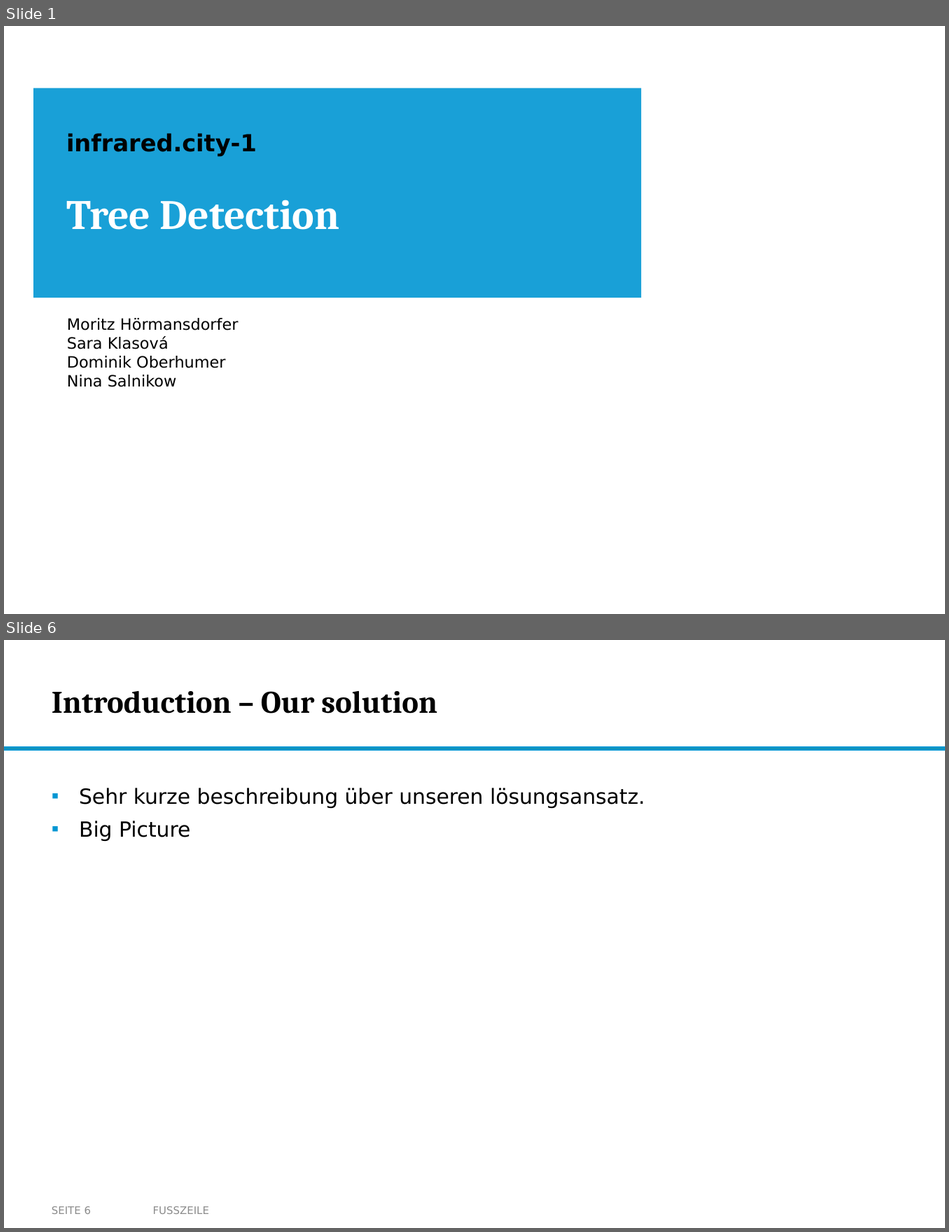
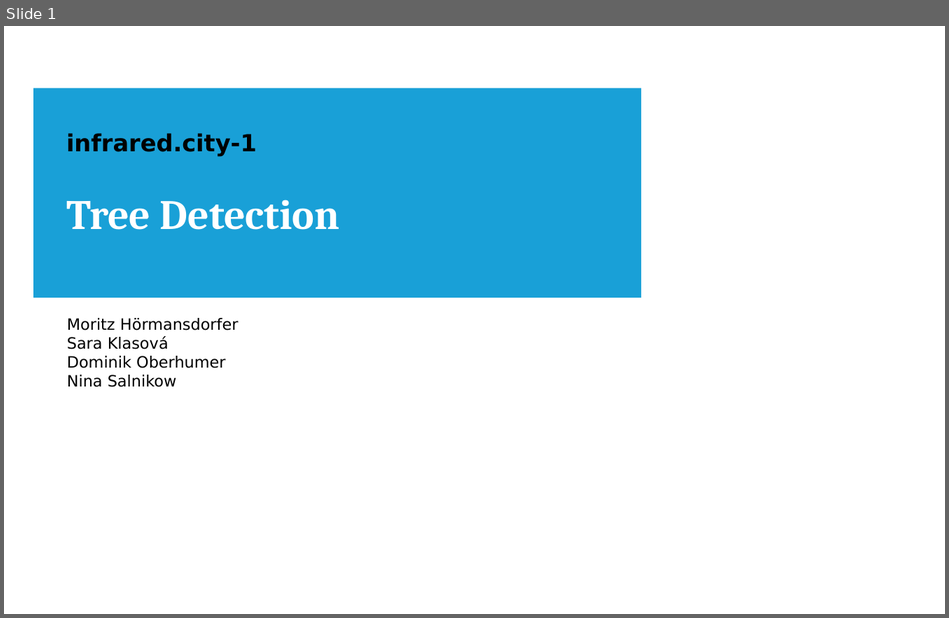
Before and after one commit to nikmaster/wu_dslab_infrared-city, a slide deck: deliverables/3b. intermediate slides/Intermediate Slides.pptx. Shown one above the other, each under a label of ours: slides 1 and 6 before the commit, slide 1 after it; the slides between them are not shown. The pictures are 949x1232 and 949x618 pixels, drawn with LibreOffice and Linux fonts; fonts in the diff are those of the drawing; background and template pictures are left out. Boxes give left, top, right and bottom in pixels: in the first picture for what was removed or moved away, otherwise in the second. Text is boxed around its words. In the diff, an @@ line names an element or a change of style, - is before the commit and + after.

```diff
--- a/deliverables/3b. intermediate slides/Intermediate Slides.pptx
+++ b/deliverables/3b. intermediate slides/Intermediate Slides.pptx
@@ slide 6 removed at [4, 640, 945, 1228], background #FFFFFF @@
@@ title removed at [52, 691, 437, 714] @@
-Introduction – Our solution
@@ rectangle removed at [4, 747, 945, 750] @@
@@ text removed at [79, 788, 645, 842] @@
-▪ Sehr kurze beschreibung über unseren lösungsansatz.
-▪ Big Picture
@@ page number removed at [52, 1206, 91, 1214] @@
-SEITE 6
@@ text removed at [153, 1206, 209, 1214] @@
-FUSSZEILE
```
Also in this commit, not shown: 10 slides changed, 3 slides added, 3 other slides removed.
